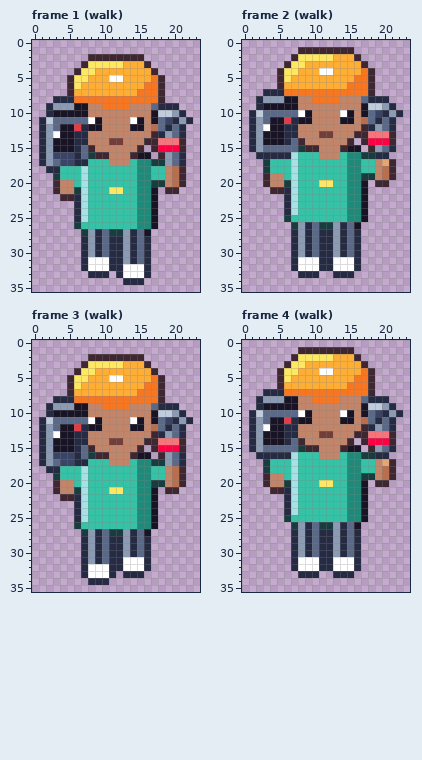
Two states of a pixel-art file, art/hood-city/big-screen-promo@50.aseprite. The first picture shows the starting point.
24x36 pixels, 6 frames. Shown: frame 1 (walk), frame 2 (walk), frame 3 (walk), frame 4 (walk). The commit also changed other frames, which this record leaves out.
The same view after the edit:
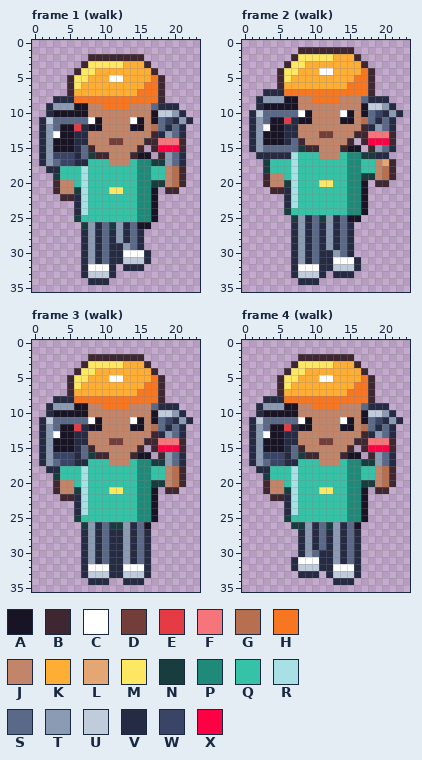
Palette (. is transparent): A #181425  B #3e2731  C #ffffff  D #733e39  E #e43b44  F #f6757a  G #b86f50  H #f77622  J #c28569  K #feae34  L #e4a672  M #fee761  N #193c3e  P #1f8a7a  Q #35c2a6  R #a8e0e6  S #5a6988  T #8b9bb4  U #c0cbdc  V #262b44  W #3a4466  X #ff0044
Diff:
--- frame 1 (walk)
@@ x 4..19 @@
 24 ..VRQQQQQQQPPA..
-25 ..VRQQQQQQQPPA..
-26 ..NQQQQQQQQPPA..
-27 ...NTVSNNTVSA...
-28 ...VTVSVVTVSV...
-29 ...VTVSVVTVSV...
-30 ...VTVSVVTVSV...
-31 ...VCCCVVTVSV...
-32 ...VCCCVVCCCV...
-33 ....VVV.VCCCV...
-34 .........VVV....
+25 ..NQQQQQQQQPPA..
+26 ...NTVSNTVSAA...
+27 ...VTVSVTVSV....
+28 ...VTVSVTVSV....
+29 ...VTVSVVTSV....
+30 ...VTVSVVCCCV...
+31 ...VTVSVVUUUV...
+32 ...VCCCV.VVV....
+33 ...VUUUV........
+34 ....VVV.........
 35 ................
--- frame 2 (walk)
@@ x 4..19 @@
 23 ..VRQQQQQQQPPA..
-24 ..VRQQQQQQQPPA..
-25 ..NQQQQQQQQPPA..
-26 ...NTVSNNTVSA...
-27 ...VTVSVVTVSV...
-28 ...VTVSVVTVSV...
-29 ...VTVSVVTVSV...
-30 ...VTVSVVTVSV...
-31 ...VCCCVVCCCV...
-32 ...VCCCVVCCCV...
-33 ....VVV..VVV....
-34 ................
+24 ..NQQQQQQQQPPA..
+25 ...NTVSNTVSAA...
+26 ...VTVSVTVSV....
+27 ...VTVSVTVSV....
+28 ...VTVSVTVSV....
+29 ...VTVSVTVSV....
+30 ...VTVSVVTSV....
+31 ...VTVSVVCCCV...
+32 ...VCCCVVUUUV...
+33 ...VUUUV.VVV....
+34 ....VVV.........
 35 ................
--- frame 3 (walk)
@@ x 4..19 @@
 24 ..VRQQQQQQQPPA..
-25 ..VRQQQQQQQPPA..
-26 ..NQQQQQQQQPPA..
-27 ...NTVSNNTVSA...
+25 ..NQQQQQQQQPPA..
+26 ...NTVSNNTVSA...
+27 ...VTVSVVTVSV...
 28 ...VTVSVVTVSV...
@@ x 6..18 @@
 30 .VTVSVVTVSV..
-31 .VTVSVVCCCV..
+31 .VTVSVVTVSV..
 32 .VCCCVVCCCV..
-33 .VCCCV.VVV...
-34 ..VVV........
+33 .VUUUVVUUUV..
+34 ..VVV..VVV...
 35 .............
--- frame 4 (walk)
@@ x 0..23 @@
  0 ........................
- 1 ........BBBBBBBB........
- 2 .......BMMMMMKKKB.......
- 3 ......BMMKKKKKKKKB......
- 4 .....BMMKKKCCKKKKHB.....
- 5 .....BMKKKKKKKKKHHB.....
- 6 .....BKKKKKKKKKHHHB.....
- 7 ...VVVHHHHHHHHHHHHB.....
- 8 ..VTTTAAJJHHHHJJJSVVV...
- 9 ..VAAAAAJJJJJJJJJAUUTV..
-10 .VUSSSSSCAJJJJCAJASWVTV.
-11 .VTSAAEVAAJJJJAAJGSVSV..
-12 .VTCAAVVJJJJJJJJJBVTSV..
-13 .VTAAAVVJJJDDJJJBBFFFB..
-14 .VTAAAVSBJJJJJJB.BXXXB..
-15 .VTSSSSSNBBJJJBAA.BTSV..
-16 ..VVVVVRQQQJJJQPPNNVV...
-17 ...NQQQRQQQQQQQPPQQJLB..
-18 ...NQQQRQQQQQQQPPQQJGB..
-19 ...BJJQRQQQQQQQPPNNJGB..
-20 ...BJJNRQQQMMQQPPA.BB...
-21 ....BBVRQQQQQQQPPA......
-22 ......VRQQQQQQQPPA......
+ 1 ........................
+ 2 ........BBBBBBBB........
+ 3 .......BMMMMMKKKB.......
+ 4 ......BMMKKKKKKKKB......
+ 5 .....BMMKKKCCKKKKHB.....
+ 6 .....BMKKKKKKKKKHHB.....
+ 7 .....BKKKKKKKKKHHHB.....
+ 8 ...VVVHHHHHHHHHHHHB.....
+ 9 ..VTTTAAJJHHHHJJJSVVV...
+10 ..VAAAAAJJJJJJJJJAUUTV..
+11 .VUSSSSSCAJJJJCAJASWVTV.
+12 .VTSAAEVAAJJJJAAJGSVSV..
+13 .VTCAAVVJJJJJJJJJBVTSV..
+14 .VTAAAVVJJJDDJJJBBFFFB..
+15 .VTAAAVSBJJJJJJB.BXXXB..
+16 .VTWWWVSNBBJJJBAA.BTSV..
+17 .VTSWWVVQQQJJJQPPNNTSV..
+18 ..VVQQQRQQQQQQQPPQQJGB..
+19 ...NQQQRQQQQQQQPPQQJGB..
+20 ...BJJQRQQQQQQQPPNNJGB..
+21 ...BJJNRQQQMMQQPPA.BB...
+22 ....BBVRQQQQQQQPPA......
 23 ......VRQQQQQQQPPA......
@@ x 5..18 @@
 25 .NQQQQQQQQPPA.
-26 ..NTVSNNTVSA..
-27 ..VTVSVVTVSV..
-28 ..VTVSVVTVSV..
-29 ..VTVSVVTVSV..
-30 ..VTVSVVTVSV..
-31 ..VCCCVVCCCV..
-32 ..VCCCVVCCCV..
-33 ...VVV..VVV...
-34 ..............
+26 ..NNTVSNTVSA..
+27 ...VTVSVTVSV..
+28 ...VTVSVTVSV..
+29 ...VTVSVTVSV..
+30 ...VTSVVTVSV..
+31 ..VCCCVVTVSV..
+32 ..VUUUVVCCCV..
+33 ...VVV.VUUUV..
+34 ........VVV...
 35 ..............
